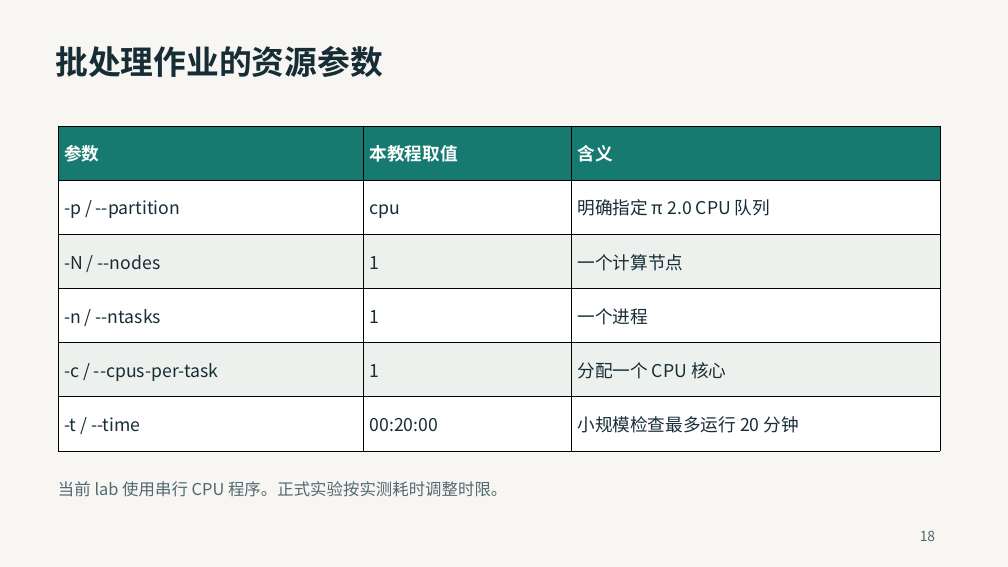
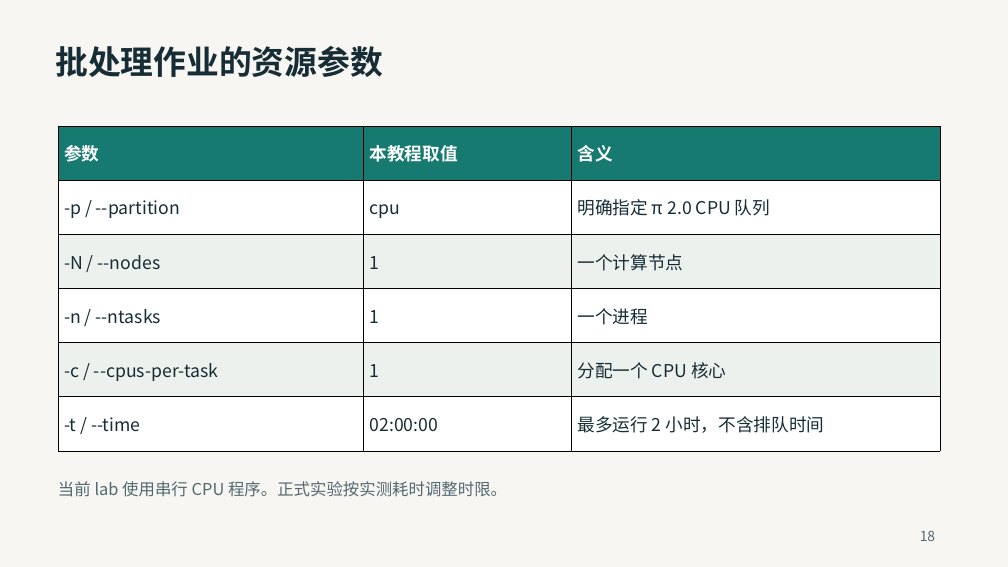
Before and after one commit to 2026-fall-calabs/calabs-2026-fall-starter, a slide deck: slide 18 of docs/交我算平台Lab运行指南-学生版.pptx. Drawn at 1008x567 pixels with LibreOffice and Linux fonts; fonts in the diff are those of the drawing. Boxes give left, top, right and bottom in pixels: in the first picture for what was removed or moved away, otherwise in the second. Text is boxed around its words. In the diff, an @@ line names an element or a change of style, - is before the commit and + after.

```diff
--- a/docs/交我算平台Lab运行指南-学生版.pptx
+++ b/docs/交我算平台Lab运行指南-学生版.pptx
@@ table at (58,126,940,451) @@
-row 6, column 2: 00:20:00
+row 6, column 2: 02:00:00
-row 6, column 3: 小规模检查最多运行 20 分钟
+row 6, column 3: 最多运行 2 小时，不含排队时间
```
Also in this commit, not shown: 3 other slides changed, 1 other file.
